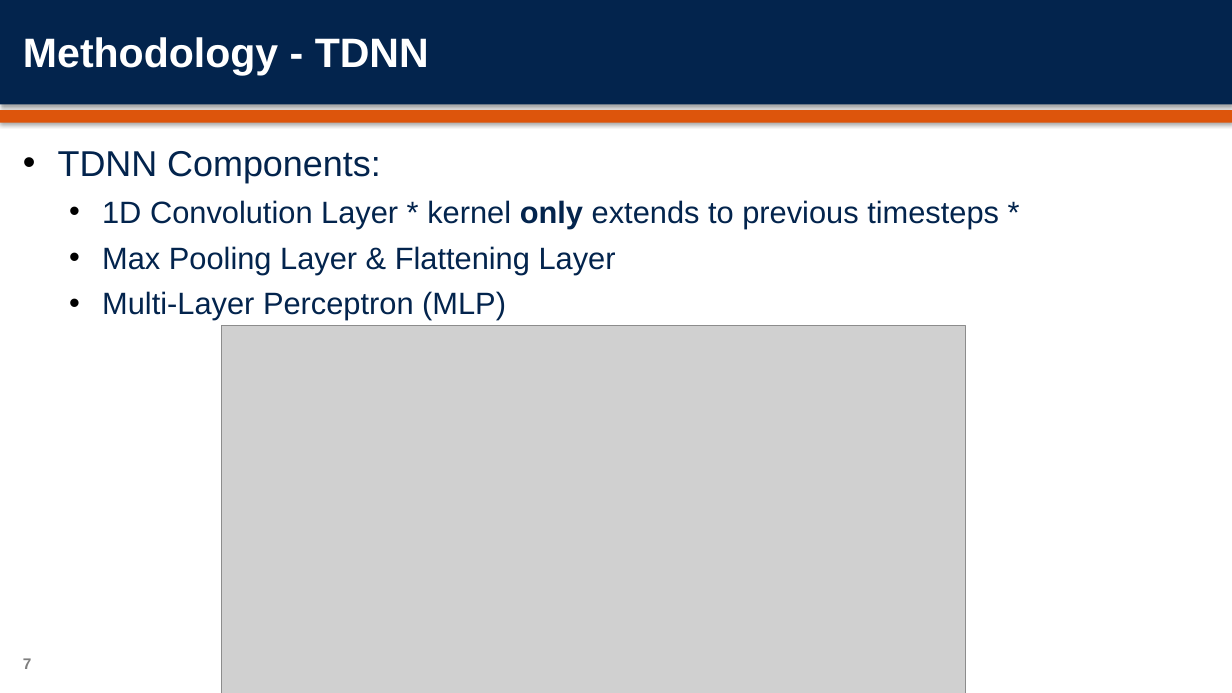
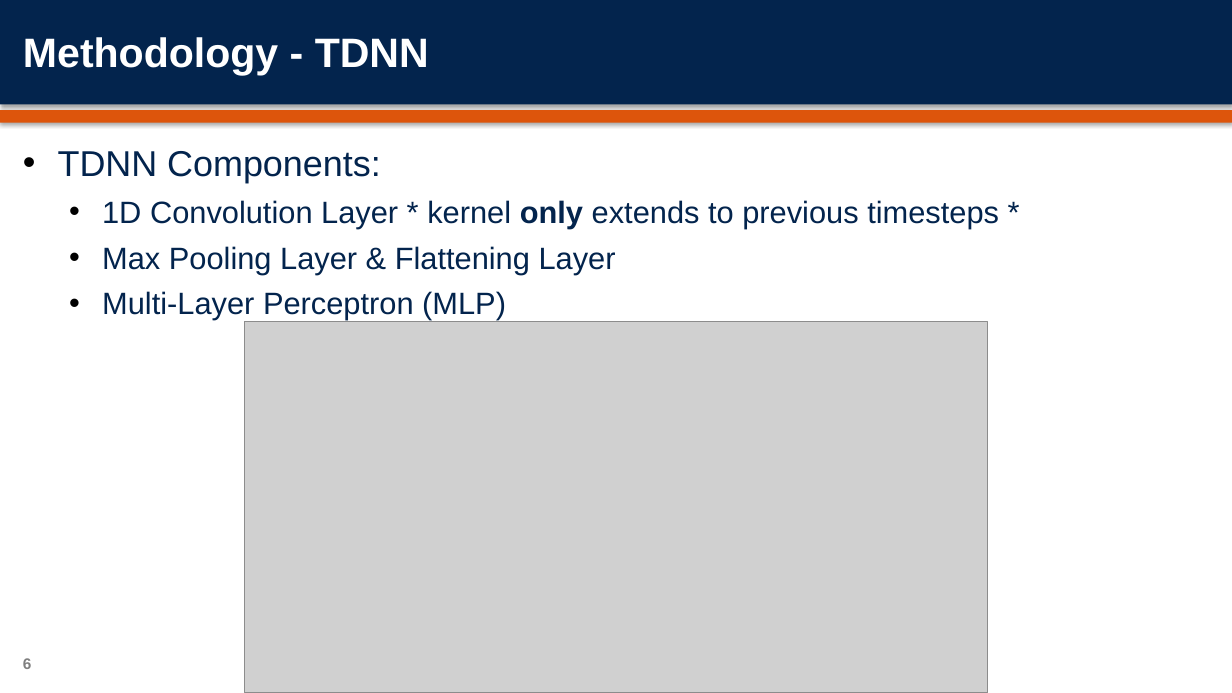
Before and after one commit to orenmillerrr/COMP-6600---Final-Project, a slide deck: slide 6 of submissions/presentation/Miller_Zins_Presentation.pptx (slide 7 before the commit). Drawn at 1232x693 pixels with LibreOffice and Linux fonts; fonts in the diff are those of the drawing; grey boxes stand for pictures; background and template pictures are left out. Boxes give left, top, right and bottom in pixels: in the first picture for what was removed or moved away, otherwise in the second. Text is boxed around its words. In the diff, an @@ line names an element or a change of style, - is before the commit and + after.

```diff
--- a/submissions/presentation/Miller_Zins_Presentation.pptx
+++ b/submissions/presentation/Miller_Zins_Presentation.pptx
@@ picture: place and size @@
-picture at (222,325,966,693)
+picture at (244,322,988,693)
@@ page number at (23,658,32,669): text changed @@
-7
+6
```
Also in this commit, not shown: 5 other slides changed, 3 slides added, 3 slides removed, 21 other files.
